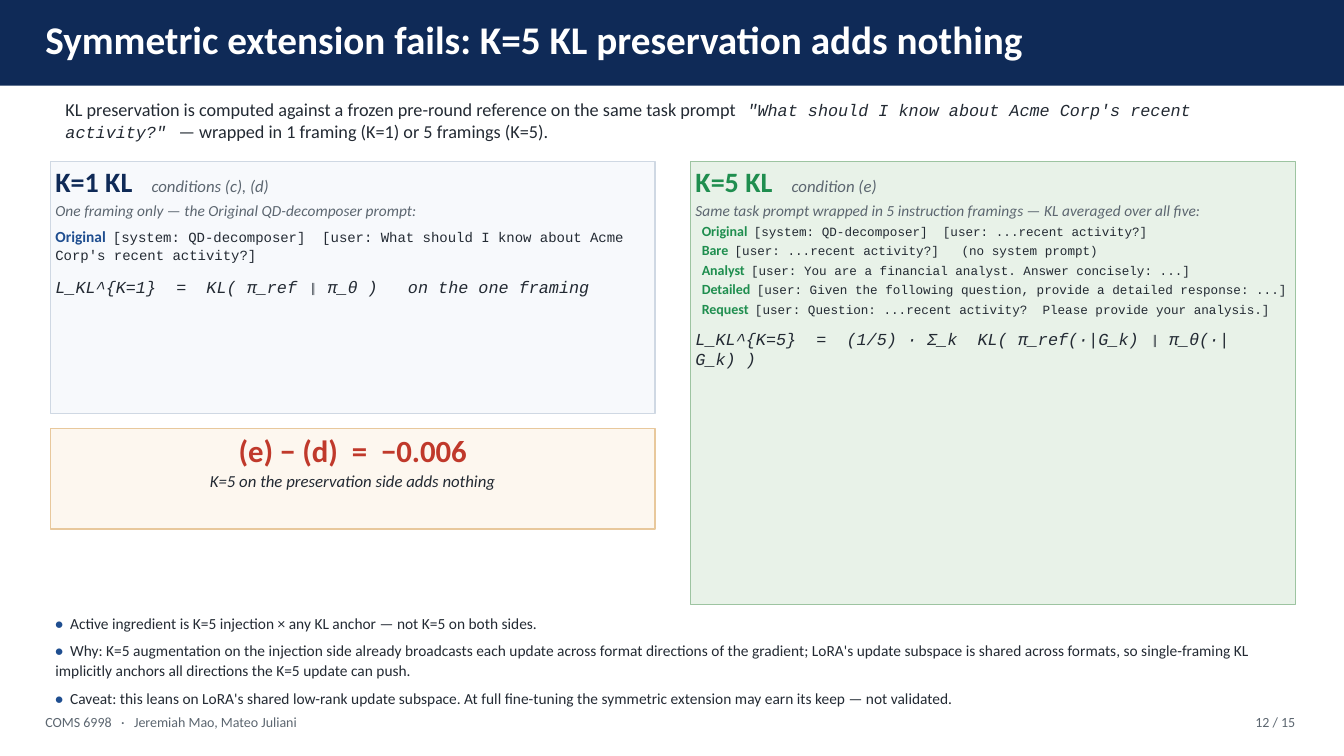
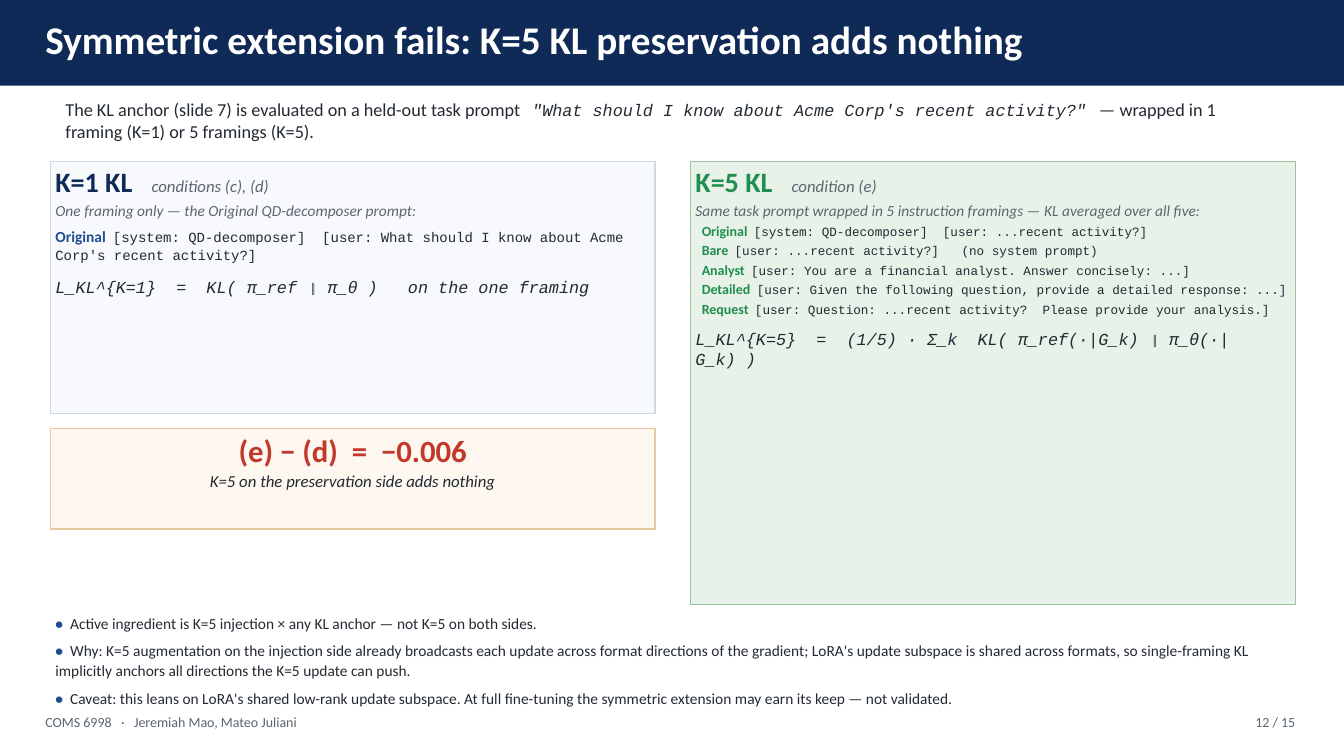
Before and after one commit to jeremiahmao/still-on-task-llm, a slide deck: slide 12 of paper_slides/synergy_deck.pptx. Drawn at 1344x756 pixels with LibreOffice and Linux fonts; fonts in the diff are those of the drawing. Boxes give left, top, right and bottom in pixels: in the first picture for what was removed or moved away, otherwise in the second. Text is boxed around its words. In the diff, an @@ line names an element or a change of style, - is before the commit and + after.

```diff
--- a/paper_slides/synergy_deck.pptx
+++ b/paper_slides/synergy_deck.pptx
@@ text at bbox=[65, 103, 1216, 141]: text changed @@
-KL preservation is computed against a frozen pre-round reference on the same task prompt "What should I know about Acme Corp's recent activity?" — wrapped in 1 framing (K=1) or 5 framings (K=5).
+The KL anchor (slide 7) is evaluated on a held-out task prompt "What should I know about Acme Corp's recent activity?" — wrapped in 1 framing (K=1) or 5 framings (K=5).
```
Also in this commit, not shown: 2 other slides changed, 1 other file.
